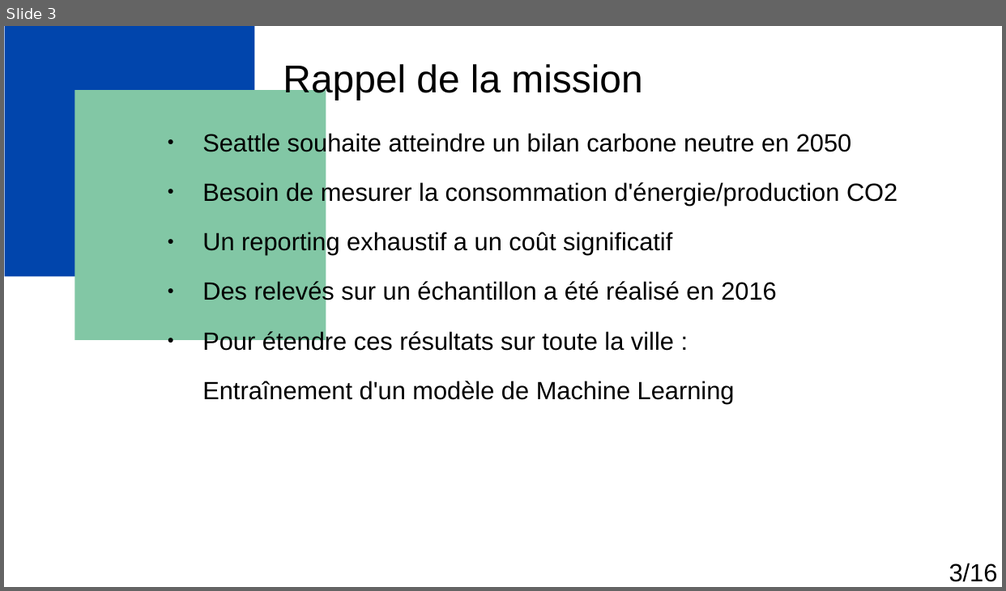
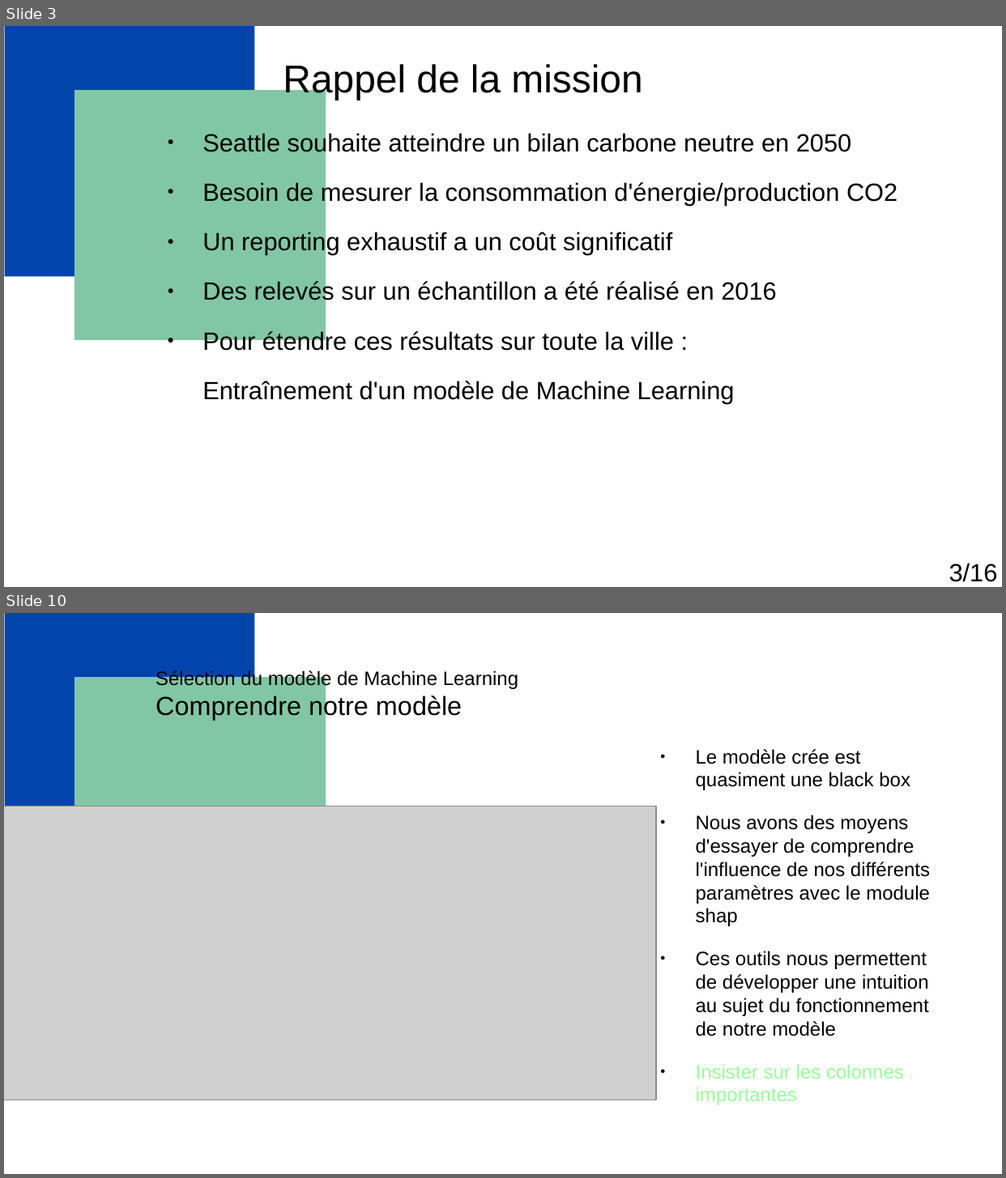
Before and after one commit to Florian-Biggio/Predict-Energy-and-CO2-for-building, a slide deck: Biggio_Florian_1_presentation_122024.odp. Shown one above the other, each under a label of ours: slide 3 before the commit, slides 3 and 10 after it; the slides between them are not shown. The pictures are 1006x591 and 1006x1178 pixels, drawn with LibreOffice and Linux fonts; fonts in the diff are those of the drawing; grey boxes stand for pictures. Boxes give left, top, right and bottom in pixels: in the first picture for what was removed or moved away, otherwise in the second. Text is boxed around its words. In the diff, an @@ line names an element or a change of style, - is before the commit and + after.

```diff
--- a/Biggio_Florian_1_presentation_122024.odp
+++ b/Biggio_Florian_1_presentation_122024.odp
@@ slide 10 added at [4,613,1002,1174], background #FFFFFF; not listed: 5 template elements that a slide beside it also shows @@
@@ title added at [155,670,518,720], 14 pt, text #000000 @@
+Sélection du modèle de Machine Learning
+Comprendre notre modèle
@@ text added at [696,749,930,1105], 14 pt, text #000000 @@
+● Le modèle crée est quasiment une black box
+● Nous avons des moyens d'essayer de comprendre l'influence de nos différents paramètres avec le module shap
+● Ces outils nous permettent de développer une intuition au sujet du fonctionnement de notre modèle
+● Insister sur les colonnes importantes
@@ picture added at [4,807,655,1100] @@
```
Also in this commit, not shown: 7 slides changed, 5 other slides added, 7 slides removed, 14 other files.
